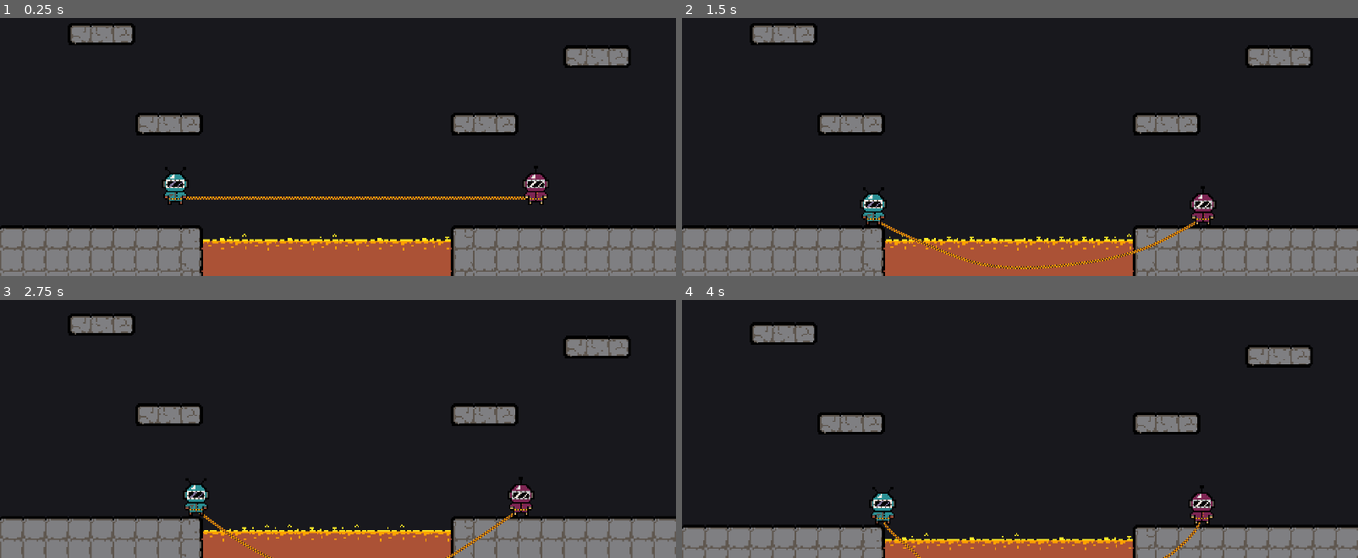
Above: before the commit, frames 1-4 (two rows, left to right).
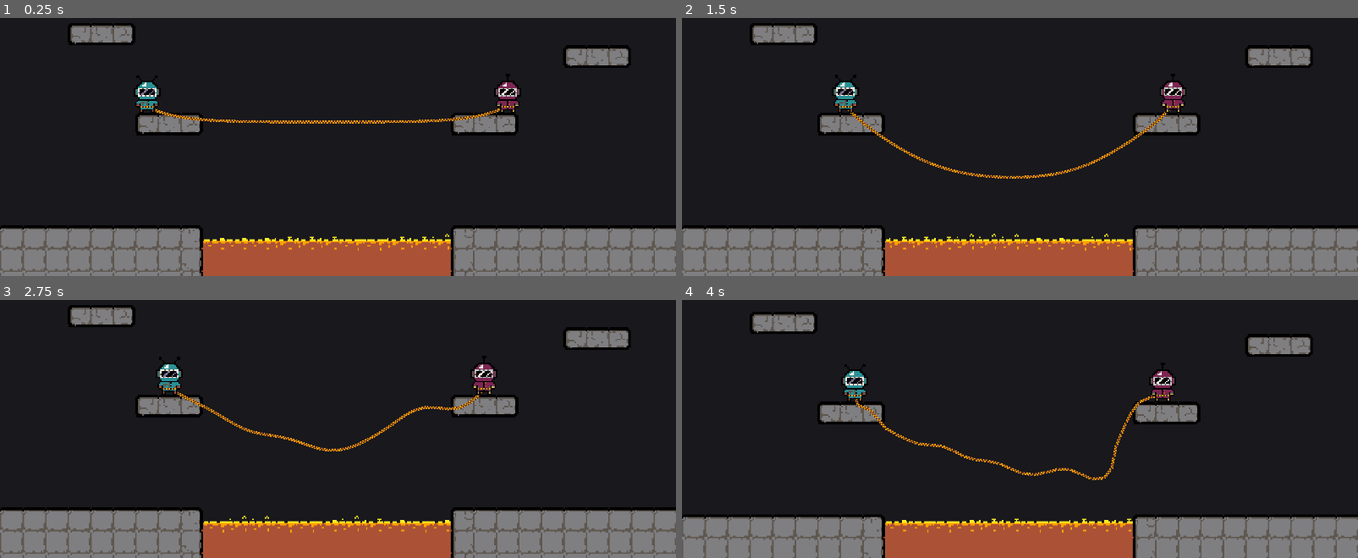
Above: after the commit, the same moments.

Repository: MiikaVirpio/PushingRope
Game: Godot game, scene res://Scenes/world.tscn
Same seed, same stepped clock (60 frames per second), same inputs: the game is played once before the commit and once after it.
Inputs:
- Up to frame 1 (0.25 s): no input
- Up to frame 2 (1.5 s): tap Enter (ui_accept) at 0.5, 0.6, 0.77, 1.07, 1.35 s
- Up to frame 3 (2.75 s): tap Enter (ui_accept) at 1.52, 1.82, 2.1 s
- Up to frame 4 (4 s): tap Enter (ui_accept) at 2.85, 3.02, 3.32, 3.6, 3.77 s

The runs differ from the first frame. In frame 1, 3.0% of the frame differs, in the area x 19-82%, y 21-91%; in frame 2, 2.9%; in frame 3, 13%; in frame 4, 14%, in the area x 0-100%, y 4-100%.
Error after the commit: Invalid call. Nonexistent function 'toggle_stick' in base 'Node2D'. (res://Scripts/world.gd:56)

Commit message:
You touch lava, you die

Diff:
--- a/Scenes/camera_2d.gd
+++ /dev/null
@@ -1,25 +0,0 @@
-# GDScript
-extends Camera2D
-
-@export var start_speed: float = 5.0       # pixels/sec
-@export var accel: float = 0.0               # pixels/sec^2 (set >0 to ramp difficulty)
-@export var max_speed: float = 300.0
-@export var start_delay: float = 1.5        # seconds before scrolling starts
-
-var _speed := 0.0
-var _timer := 0.0
-
-func _ready() -> void:
-	make_current()
-	_speed = start_speed
-
-func _physics_process(delta: float) -> void:
-	if _timer < start_delay:
-		_timer += delta
-		return
-
-	if accel != 0.0:
-		_speed = min(_speed + accel * delta, max_speed)
-
-	# In Godot, Y increases downward. To scroll UP, move the camera up (negative Y).
-	global_position.y -= _speed * delta
--- a/Scenes/lava.tscn
+++ b/Scenes/lava.tscn
@@ -22,6 +22,6 @@
 
 [node name="Lava" type="Node2D"]
 
-[node name="TileMapLayer" type="TileMapLayer" parent="."]
+[node name="LavaTileMap" type="TileMapLayer" parent="."]
 tile_map_data = PackedByteArray("AAAAAP//AAAAAAAAAAABAP//AAAAAAAAAAACAP//AAAAAAAAAAADAP//AAAAAAAAAAAEAP//AAAAAAAAAAAFAP …(528 unchanged characters)…
 tile_set = SubResource("TileSet_erykr")
--- a/Scenes/player1.tscn
+++ b/Scenes/player1.tscn
@@ -12,9 +12,12 @@
 
 [node name="Player1" type="RigidBody2D"]
 collision_layer = 2
+collision_mask = 9
 mass = 10.0
 physics_material_override = SubResource("PhysicsMaterial_cvnsp")
 lock_rotation = true
+contact_monitor = true
+max_contacts_reported = 100
 linear_damp = 4.0
 script = ExtResource("1_ndhuy")
 
@@ -25,3 +28,6 @@
 [node name="HitBox" type="CollisionShape2D" parent="."]
 position = Vector2(0, -7)
 shape = SubResource("CapsuleShape2D_rliju")
+
+[connection signal="body_entered" from="." to="." method="_on_body_entered"]
+[connection signal="body_shape_entered" from="." to="." method="_on_body_shape_entered"]
--- a/Scenes/player2.tscn
+++ b/Scenes/player2.tscn
@@ -12,9 +12,12 @@
 
 [node name="Player2" type="RigidBody2D"]
 collision_layer = 2
+collision_mask = 9
 mass = 10.0
 physics_material_override = SubResource("PhysicsMaterial_cvnsp")
 lock_rotation = true
+contact_monitor = true
+max_contacts_reported = 100
 linear_damp = 4.0
 script = ExtResource("1_x88p5")
 player_id = "p2"
@@ -26,3 +29,5 @@
 [node name="HitBox" type="CollisionShape2D" parent="."]
 position = Vector2(0, -7)
 shape = SubResource("CapsuleShape2D_rliju")
+
+[connection signal="body_entered" from="." to="." method="_on_body_entered"]
--- a/Scenes/world.tscn
+++ b/Scenes/world.tscn
@@ -1,9 +1,8 @@
-[gd_scene load_steps=8 format=4 uid="uid://4l614iapfxrg"]
+[gd_scene load_steps=7 format=4 uid="uid://4l614iapfxrg"]
 
 [ext_resource type="Script" uid="uid://bayie7xr7s4g3" path="res://Scripts/world.gd" id="1_8j60k"]
 [ext_resource type="Texture2D" uid="uid://duusw3ipiq5g1" path="res://Assets/Tilemap_level-export.png" id="1_a02cp"]
-[ext_resource type="Script" path="res://Scenes/camera_2d.gd" id="2_5a7ea"]
-[ext_resource type="PackedScene" uid="uid://djlsif8pe4c2f" path="res://Scenes/lava.tscn" id="2_fo5ed"]
+[ext_resource type="PackedScene" uid="uid://dsc7pkq5leoqs" path="res://Scenes/lava.tscn" id="2_fo5ed"]
 [ext_resource type="PackedScene" uid="uid://nhfiyaqhurdo" path="res://Scenes/rope.tscn" id="2_go701"]
 
 [sub_resource type="TileSetAtlasSource" id="TileSetAtlasSource_go701"]
@@ -143,10 +142,9 @@
 tile_map_data = PackedByteArray("AAAQADsAAAAHAAAAAAARADsAAAAHAAAAAAASADsAAAAHAAAAAAATADsAAAAHAAAAAAAUADsAAAAHAAAAAAAVAD …(2096 unchanged characters)…
 tile_set = SubResource("TileSet_5a7ea")
 
-[node name="Camera2D" type="Camera2D" parent="."]
+[node name="Camera" type="Camera2D" parent="."]
 position = Vector2(480, 845)
 zoom = Vector2(4, 4)
-script = ExtResource("2_5a7ea")
 
 [node name="Rope" parent="." instance=ExtResource("2_go701")]
-position = Vector2(395, 903)
+position = Vector2(375, 849)
--- a/Scripts/configs.gd
+++ b/Scripts/configs.gd
@@ -11,10 +11,14 @@
 const PLAYER_FRICTION := 0.1
 const PLAYER_DAMP := 4.0
 
-
 ## Rope configs
 const ROPE_MASS := 0.05
 const ROPE_INERTIA := 17.5
 const ROPE_DAMP := 4.0
 const ROPE_SOFTNESS := 0.0
 const ROPE_BIAS := 0.4
+
+# Camera configs
+const CAMERA_SPEED := 5.0
+const CAMERA_ACCELERATION := 0.1
+const CAMERA_DELAY := 3.0
--- a/Scripts/player.gd
+++ b/Scripts/player.gd
@@ -50,3 +50,9 @@
 
 	if player_state == STATES.WALKING and horizontal_velocity < Configs.H_VELO_LIMIT:
 		player_state = STATES.IDLE
+
+
+func _on_body_entered(body: Node) -> void:
+	# You touch lava, you die
+	if body.name == "LavaTileMap":
+		get_tree().root.get_node("World").reset_level()
--- a/Scripts/world.gd
+++ b/Scripts/world.gd
@@ -2,12 +2,55 @@
 class_name World
 
 # Constant parameters
+const Rope = preload("res://Scenes/rope.tscn")
 # Export variables
 # Onready variables
+@onready var camera: Camera2D = $Camera
+@onready var rope: Node2D = $Rope
+@onready var lava: Node2D = $Lava
 # Variables
+var camera_location: Vector2
+var camera_speed := Configs.CAMERA_SPEED
+var camera_timer := 0.0
+var lava_offset: float
+var rope_location: Vector2
 
 # Custom functions
 
+func reset_level() -> void:
+	# Reset camera and lava position
+	camera.global_position = camera_location
+	lava.global_position.y = camera.global_position.y + lava_offset
+	camera_speed = Configs.CAMERA_SPEED
+	camera_timer = 0.0
+
+	# Reset rope position
+	rope.queue_free()
+	rope = Rope.instantiate()
+	rope.global_position = rope_location
+	add_child(rope)
+
+
 # Internal functions
 func _ready() -> void:
-	pass
+	camera.make_current()
+	rope_location = rope.global_position
+	camera_location = camera.global_position
+	lava_offset = lava.global_position.y - camera.global_position.y
+
+
+func _process(delta: float) -> void:
+	if camera_timer < Configs.CAMERA_DELAY:
+		camera_timer += delta
+	else:
+		camera_speed = camera_speed + Configs.CAMERA_ACCELERATION * delta
+		camera.global_position.y -= camera_speed * delta
+		lava.global_position.y = camera.global_position.y + lava_offset
+
+	# Bind ESC to close game
+	if Input.is_action_just_pressed("ui_cancel"):
+		get_tree().quit()
+
+	# Bind Enter to rope toggle_stick
+	if Input.is_action_just_pressed("ui_accept"):
+		rope.toggle_stick()
Not shown, removed: Scenes/camera_2d.gd.uid
Not shown: 1 places in Scenes/lava.tscn that only renumber resources
